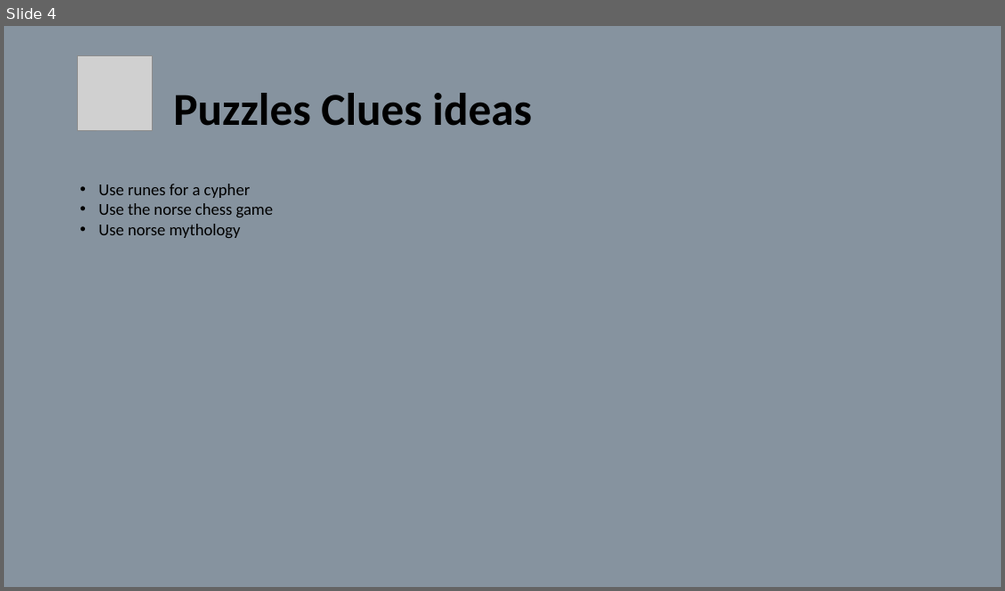
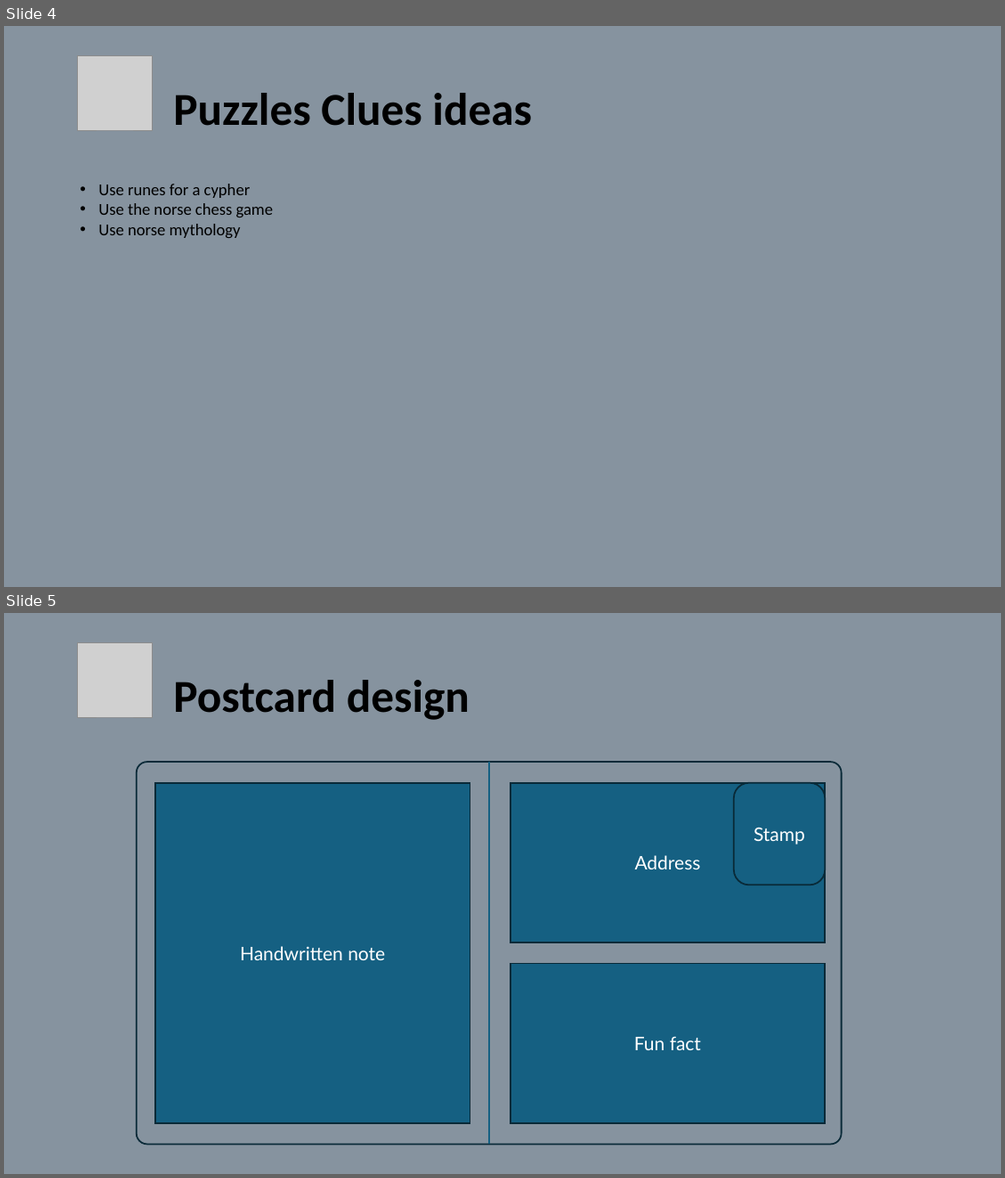
Before and after one commit to OttawaVisuals/EscapeBackpack, a slide deck: NorseBackpack/Norse_Ideas.pptx. Shown one above the other, each under a label of ours: slide 4 before the commit, slides 4 and 5 after it. The pictures are 1005x591 and 1005x1178 pixels, drawn with LibreOffice and Linux fonts; fonts in the diff are those of the drawing; grey boxes stand for pictures. Boxes give left, top, right and bottom in pixels: in the first picture for what was removed or moved away, otherwise in the second. Text is boxed around its words. In the diff, an @@ line names an element or a change of style, - is before the commit and + after.

```diff
--- a/NorseBackpack/Norse_Ideas.pptx
+++ b/NorseBackpack/Norse_Ideas.pptx
@@ slide 5 added at [4, 613, 1001, 1174], background #0E2841 at 50% opacity @@
@@ picture added at [77, 642, 152, 717] @@
@@ title added at [173, 680, 469, 720], 44 pt, text #000000, bold @@
+Postcard design
@@ rounded rectangle added at [137, 762, 841, 1144], outline #092A39 1.5 pt @@
@@ line added from (488, 762) to (488, 1144), #156082 1.5 pt @@
@@ rectangle added at [155, 783, 469, 1123], fill #156082, outline #092A39 1.5 pt, 18 pt, text #FFFFFF @@
+Handwritten note
@@ rectangle added at [510, 783, 825, 943], fill #156082, outline #092A39 1.5 pt, 18 pt, text #FFFFFF @@
+Address
@@ rounded rectangle added at [734, 783, 825, 884], fill #156082, outline #092A39 1.5 pt, 18 pt, text #FFFFFF @@
+Stamp
@@ rectangle added at [510, 964, 825, 1124], fill #156082, outline #092A39 1.5 pt, 18 pt, text #FFFFFF @@
+Fun fact
```
Also in this commit, not shown: 8 other files.
